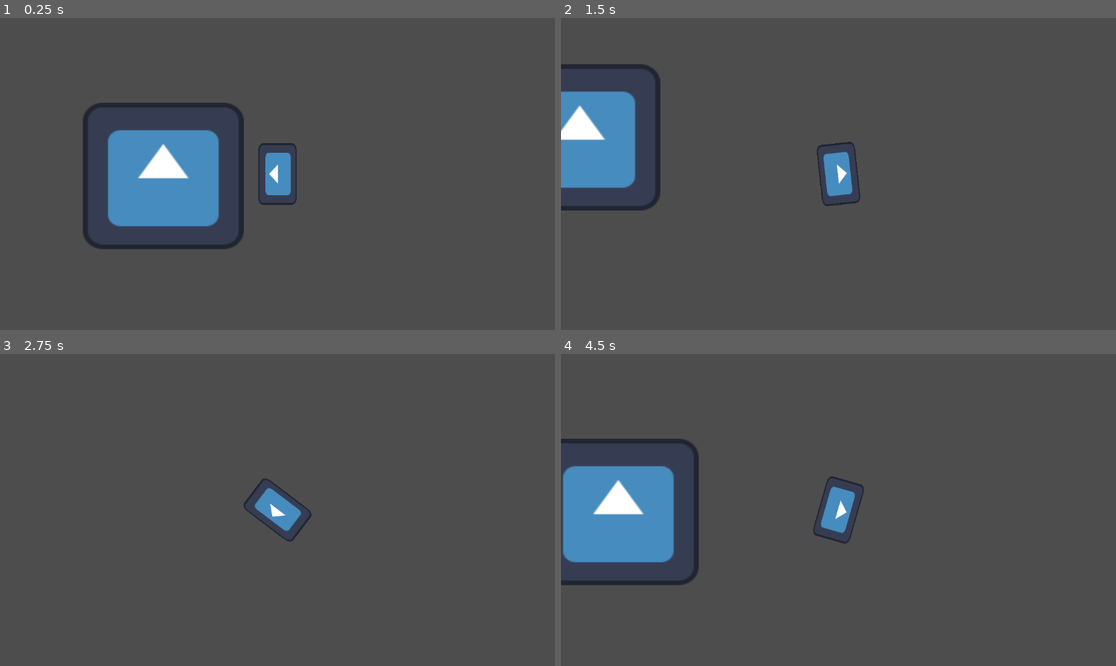
Above: before the commit, frames 1-4 (two rows, left to right).
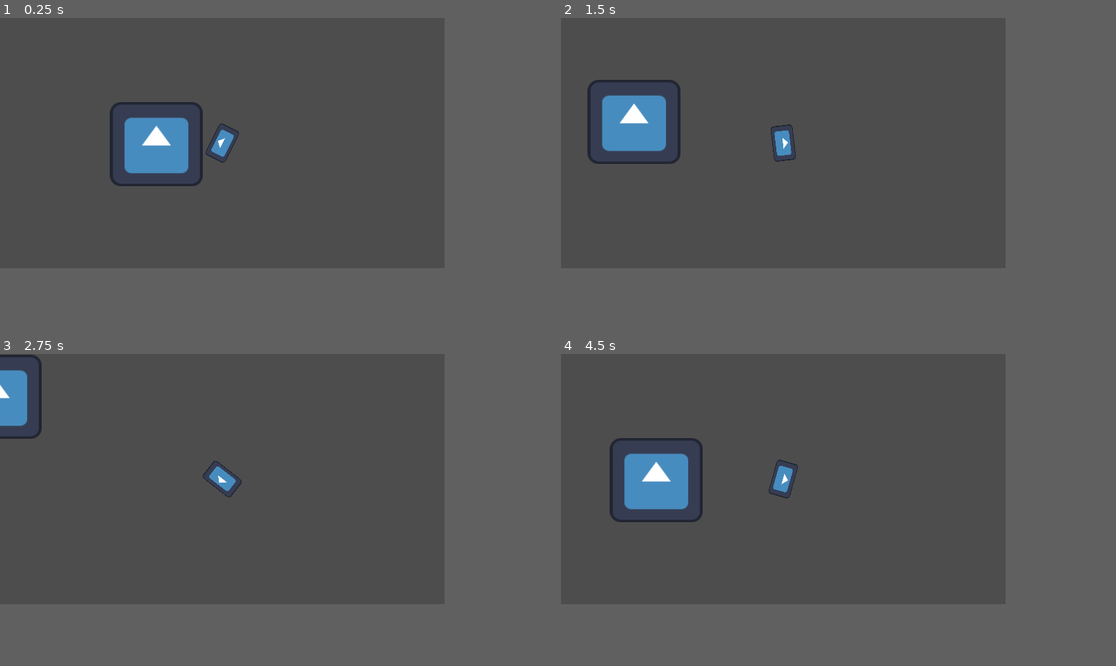
Above: after the commit, the same moments.

Repository: eduardomdc/firehazard
Game: Godot game, scene res://levels/main.tscn
Two runs of this game, one before a commit and one after it. Both use one fixed random seed, a clock stepped at 60 frames per second and the inputs below. The engine's default icon, where the game draws it, is replaced by a stand-in: a white triangle on a blue panel in a dark square.
Inputs (mouse positions are in pixels of both pictures, inside the frame that each line leads up to):
- Up to frame 1 (0.25 s): no input
- Up to frame 2 (1.5 s): tap Enter at 0.5 s; move the mouse to (960, 158) at 0.52 s; hold D (move_right) 0.53-1.28 s; move the mouse to (727, 189) at 1.27 s; hold S (move_down) from 1.28 s (still down)
- Up to frame 3 (2.75 s): move the mouse to (333, 441) at 2.02 s; release S (move_down) at 2.03 s; hold D (move_right) from 2.03 s (still down)
- Up to frame 4 (4.5 s): move the mouse to (810, 572) at 2.77 s; release D (move_right) at 2.78 s; hold W (move_up) 2.78-3.53 s; move the mouse to (1005, 556) at 3.52 s; hold A (move_left) from 3.53 s (still down); move the mouse to (672, 463) at 4.27 s
In our replay, the window is 799x449 before the commit and 640x360 after it. These sizes can differ from the game's own. Grey fills any space a smaller window leaves; there, only what the larger window draws over its background counts as a difference.

The runs differ from the first frame. In frame 1, 8.3% of the frame differs, in the area x 14-54%, y 26-75%; in frame 2, 6.4%; in frame 3, 2.2%; in frame 4, 8.5%, in the area x 0-55%, y 26-75%.

Commit message:
resolução reduzida

Diff:
--- a/player/player.tscn
+++ b/player/player.tscn
@@ -21,3 +21,4 @@
 [node name="AnimationPlayer" type="AnimationPlayer" parent="."]
 
 [node name="Camera2D" type="Camera2D" parent="."]
+zoom = Vector2(0.4, 0.4)
--- a/project.godot
+++ b/project.godot
@@ -14,6 +14,12 @@
 run/main_scene="res://levels/main.tscn"
 config/features=PackedStringArray("4.1", "Mobile")
 config/icon="res://icon.svg"
+
+[display]
+
+window/size/viewport_width=640
+window/size/viewport_height=360
+window/stretch/mode="viewport"
 
 [input]
 
